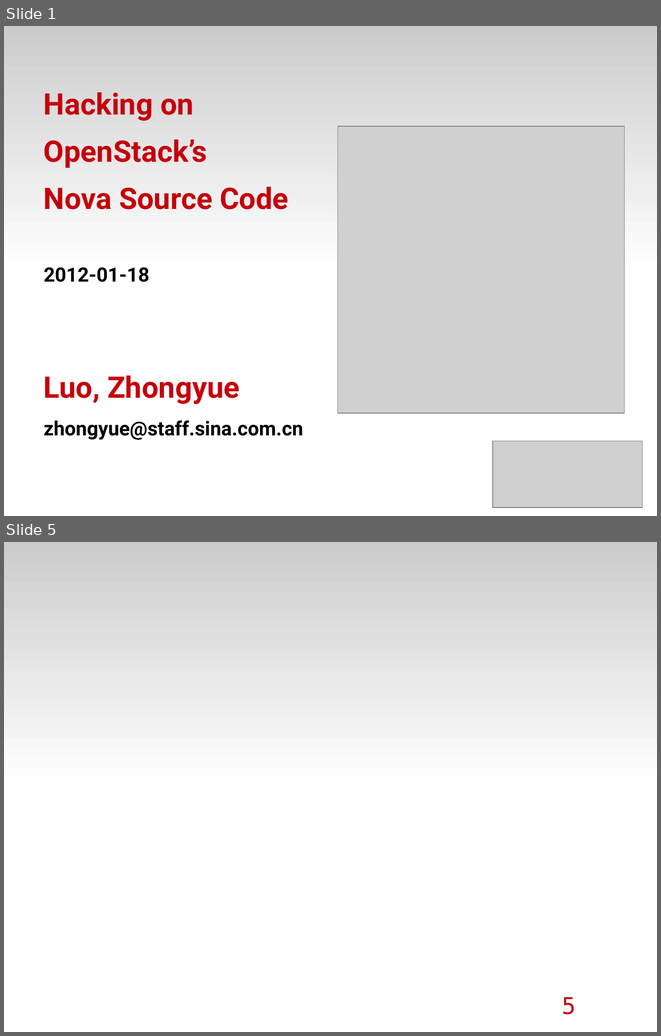
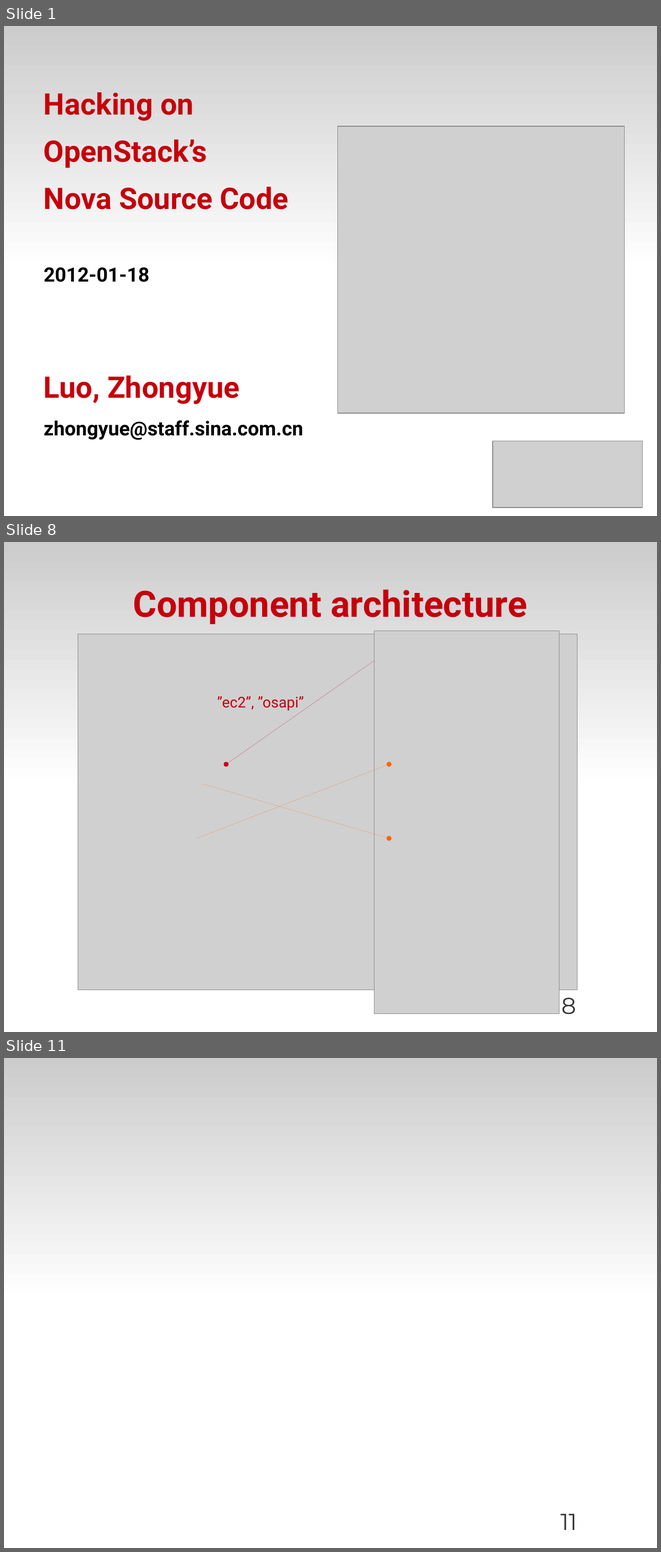
Before and after one commit to zyluo/talk-COSUG-2012, a slide deck: COSUG-2012.odp. Shown one above the other, each under a label of ours: slides 1 and 5 before the commit, slides 1, 8 and 11 after it; the slides between them are not shown. The pictures are 661x1036 and 661x1552 pixels, drawn with LibreOffice and Linux fonts; fonts in the diff are those of the drawing; grey boxes stand for pictures; background and template pictures are left out. Boxes give left, top, right and bottom in pixels: in the first picture for what was removed or moved away, otherwise in the second. Text is boxed around its words. In the diff, an @@ line names an element or a change of style, - is before the commit and + after.

```diff
--- a/COSUG-2012.odp
+++ b/COSUG-2012.odp
@@ slide 8 added at [4,542,657,1032], background #FFFFFF; not listed: 1 template element that a slide beside it also shows @@
@@ title added at [133,589,527,624], 44 pt, text #C5000B, bold @@
+Component architecture
@@ picture added at [78,634,577,990] @@
@@ picture added at [374,631,559,1014] @@
@@ arrow added from (374, 661) to (226, 764), #C90016 0 pt @@
@@ text added at [217,696,304,712], 18 pt, text #C5000B @@
+”ec2”, ”osapi”
@@ arrow added from (196, 838) to (389, 764), #FF6309 0 pt @@
@@ arrow added from (202, 784) to (389, 838), #FF6309 0 pt @@
@@ page number added at [562,997,576,1014], 28 pt, text #333333 @@
+8
@@ what was slide 5 is now slide 11 @@
@@ page number at [560,1513,577,1530]: text changed; font DejaVu Sans Mono to Montserrat; text colour #C5000B to #333333 @@
-5
+11
```
Also in this commit, not shown: 2 slides changed, 8 other slides added, 6 slides removed.
